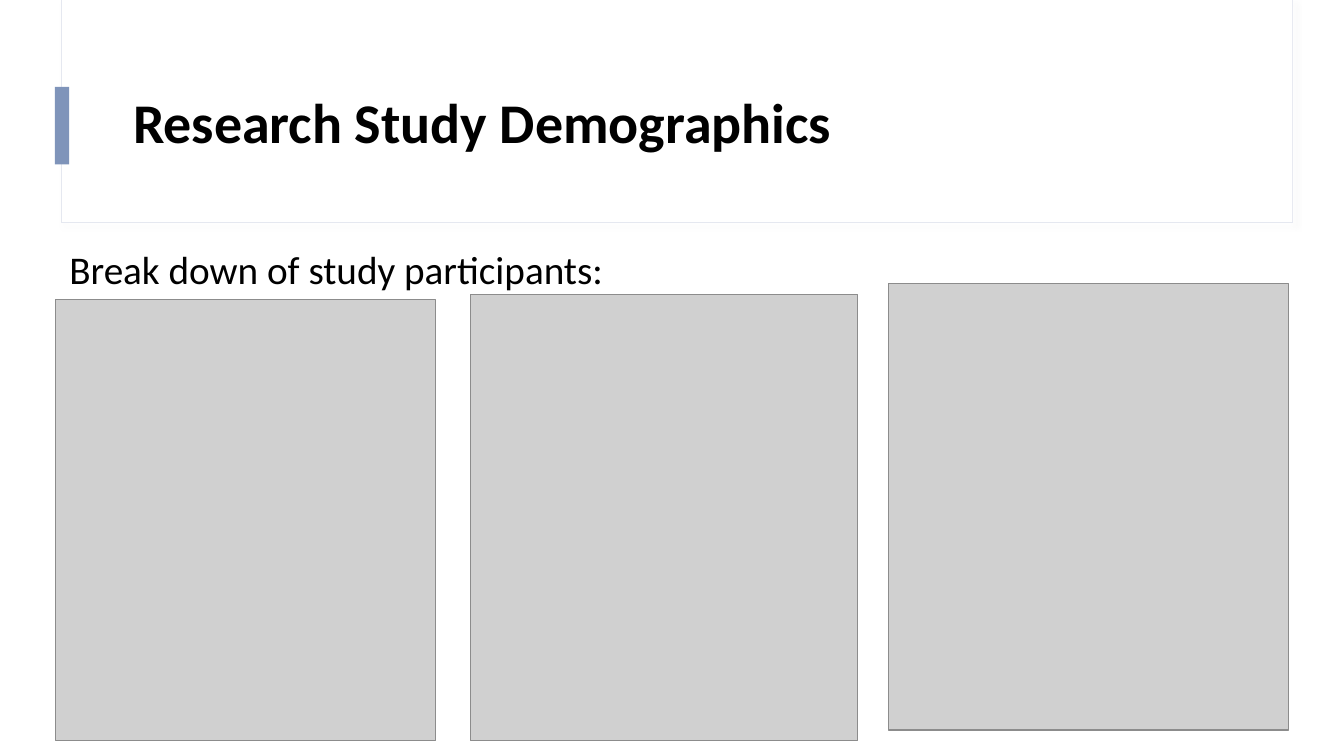
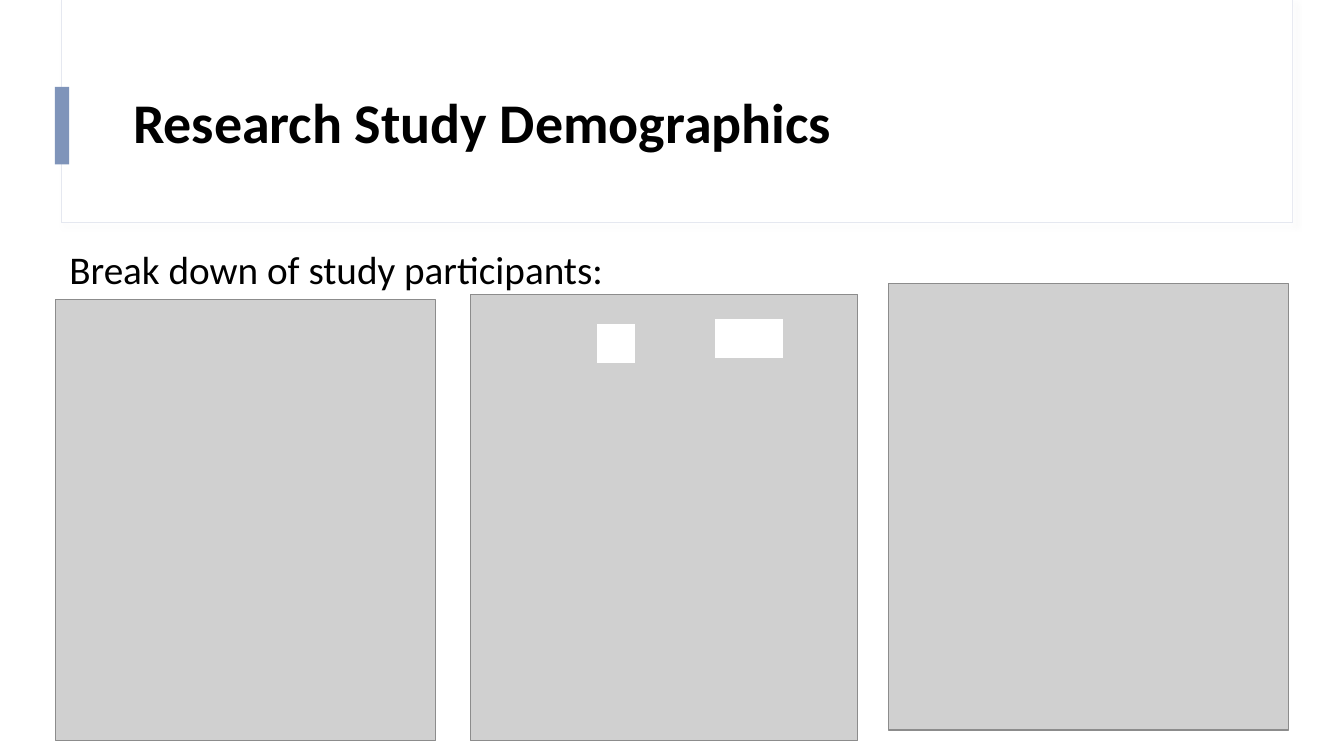
Before and after one commit to SzarR/FireEdge, a slide deck: slide 5 of FireEdge.pptx (slide 4 before the commit). Drawn at 1344x756 pixels with LibreOffice and Linux fonts; fonts in the diff are those of the drawing; grey boxes stand for pictures. Boxes give left, top, right and bottom in pixels: in the first picture for what was removed or moved away, otherwise in the second. Text is boxed around its words. In the diff, an @@ line names an element or a change of style, - is before the commit and + after.

```diff
--- a/FireEdge.pptx
+++ b/FireEdge.pptx
@@ rectangle added at (598, 325, 634, 362), fill #FFFFFF, outline #FFFFFF 1 pt @@
@@ rectangle added at (716, 320, 782, 357), fill #FFFFFF, outline #FFFFFF 1 pt @@
```
Also in this commit, not shown: 3 other slides changed, 2 other files.
